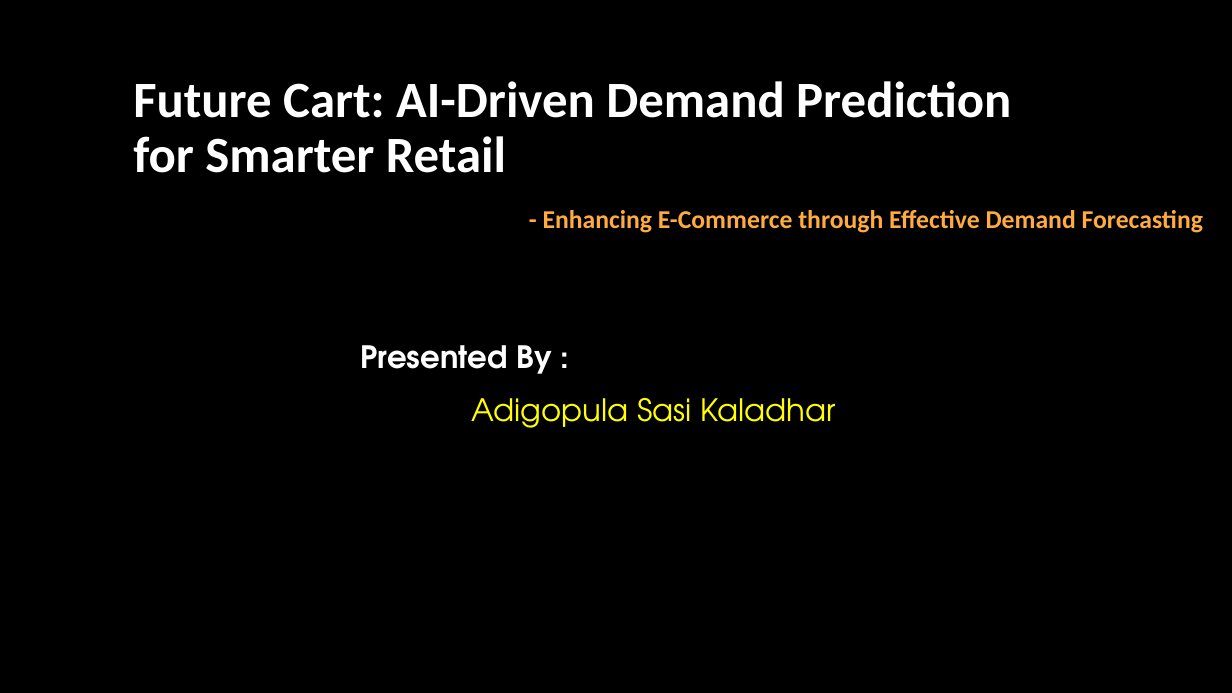
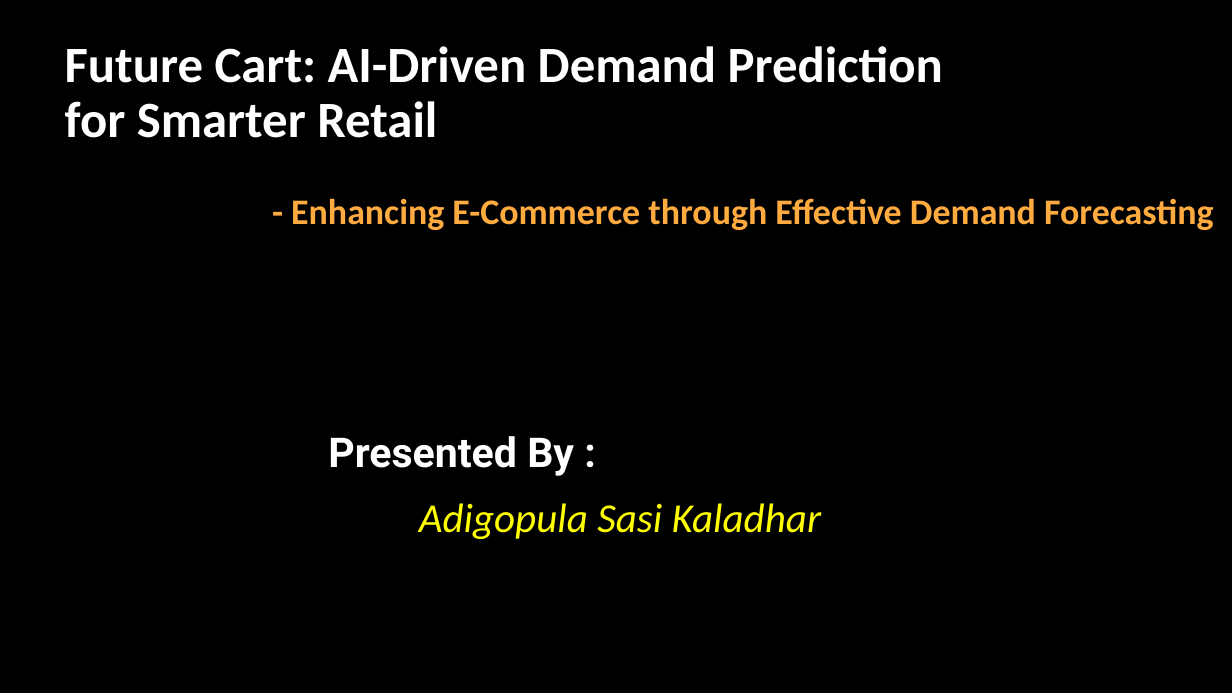
Before and after one commit to springboardmentor436z/FutureCart--AI-Driven-Demand-Prediction, a slide deck: slide 1 of Sasi_Kaladhar/Sasi_Future Cart_Project_Presentation_ppt.pptx. Drawn at 1232x693 pixels with LibreOffice and Linux fonts; fonts in the diff are those of the drawing; background and template pictures are left out. Boxes give left, top, right and bottom in pixels: in the first picture for what was removed or moved away, otherwise in the second. Text is boxed around its words. In the diff, an @@ line names an element or a change of style, - is before the commit and + after.

```diff
--- a/Sasi_Kaladhar/Sasi_Future Cart_Project_Presentation_ppt.pptx
+++ b/Sasi_Kaladhar/Sasi_Future Cart_Project_Presentation_ppt.pptx
@@ title "Future Cart: AI-Driven Demand Prediction ...": place and size @@
-title "Future Cart: AI-Driven Demand Prediction ..." at (133,81,1011,173)
+title "Future Cart: AI-Driven Demand Prediction ..." at (65,46,943,138)
@@ subtitle "- Enhancing E-Commerce through Effective ...": place and size @@
-subtitle "- Enhancing E-Commerce through Effective ..." at (543,210,1203,233)
+subtitle "- Enhancing E-Commerce through Effective ..." at (291,198,1213,230)
@@ subtitle "- Enhancing E-Commerce through Effective ..." at (291,198,1213,230): size 20 to 28 pt @@
@@ text "Presented By :": place and size @@
-text "Presented By :" at (361,345,835,428)
+text "Presented By :" at (328,436,821,539)
@@ text "Presented By :" at (328,436,821,539): size 24 to 32 pt; font TeX Gyre Adventor to Roboto in "Presented By :"; font TeX Gyre Adventor to Calibri, italic on in "Adigopula Sasi Kaladhar" @@
```
